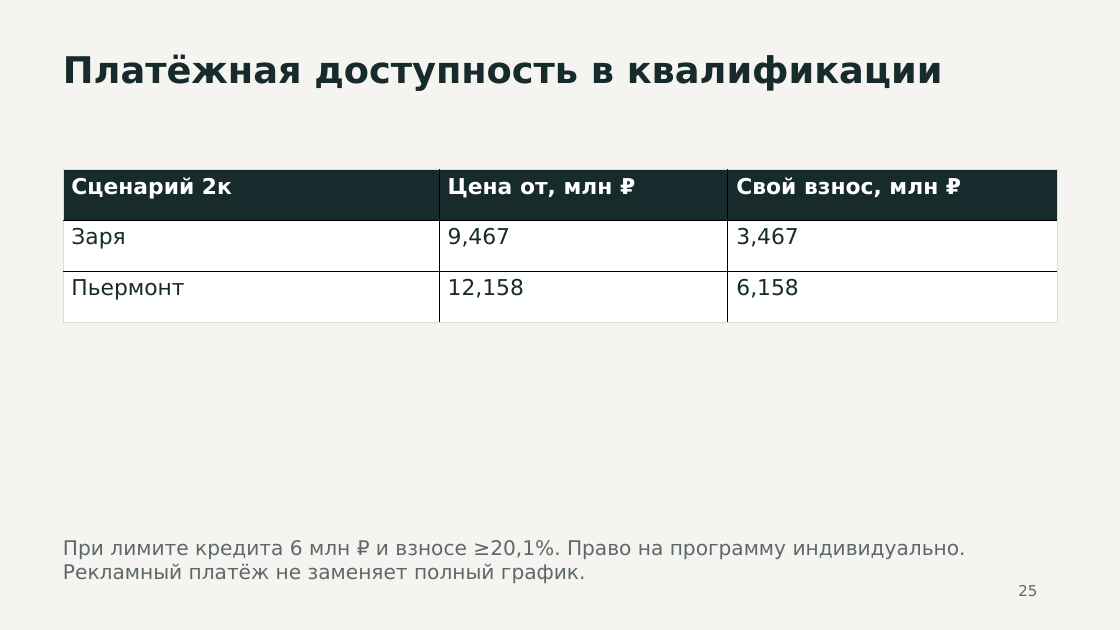
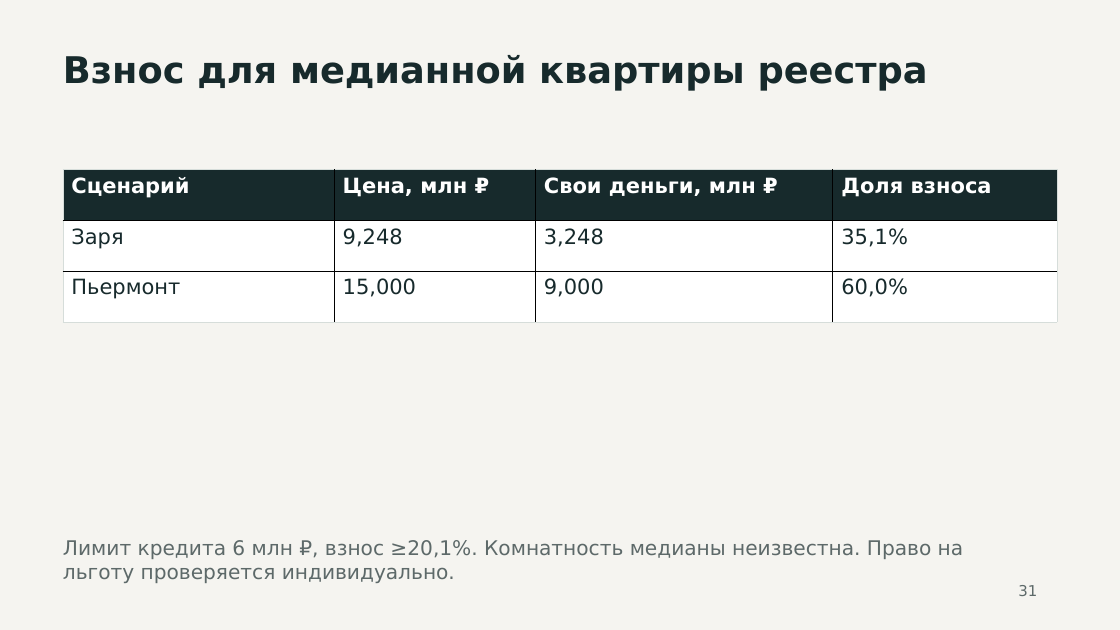
Before and after one commit to akaemov/hartdevelopment-meeting-realty, a slide deck: slide 31 of presentation/hartdevelopment-meeting-realty.pptx (slide 25 before the commit). Drawn at 1120x630 pixels with LibreOffice and Linux fonts; fonts in the diff are those of the drawing. Boxes give left, top, right and bottom in pixels: in the first picture for what was removed or moved away, otherwise in the second. Text is boxed around its words. In the diff, an @@ line names an element or a change of style, - is before the commit and + after.

```diff
--- a/presentation/hartdevelopment-meeting-realty.pptx
+++ b/presentation/hartdevelopment-meeting-realty.pptx
@@ text at <box>63,55,928,91</box>: text changed @@
-Платёжная доступность в квалификации
+Взнос для медианной квартиры реестра
@@ table at <box>63,170,1058,322</box> @@
-column 1: Сценарий 2к | Заря | Пьермонт
-column 2: Цена от, млн ₽ | 9,467 | 12,158
-column 3: Свой взнос, млн ₽ | 3,467 | 6,158
+column 1: Сценарий | Заря | Пьермонт
+column 2: Цена, млн ₽ | 9,248 | 15,000
+column 3: Свои деньги, млн ₽ | 3,248 | 9,000
+column 4: Доля взноса | 35,1% | 60,0%
@@ text at <box>63,540,963,583</box>: text changed @@
-При лимите кредита 6 млн ₽ и взносе ≥20,1%. Право на программу индивидуально. Рекламный платёж не заменяет полный график.
+Лимит кредита 6 млн ₽, взнос ≥20,1%. Комнатность медианы неизвестна. Право на льготу проверяется индивидуально.
@@ text at <box>1018,585,1037,596</box>: text changed @@
-25
+31
```
Also in this commit, not shown: 17 other slides changed, 7 slides added, 1 slide removed, 11 other files.
